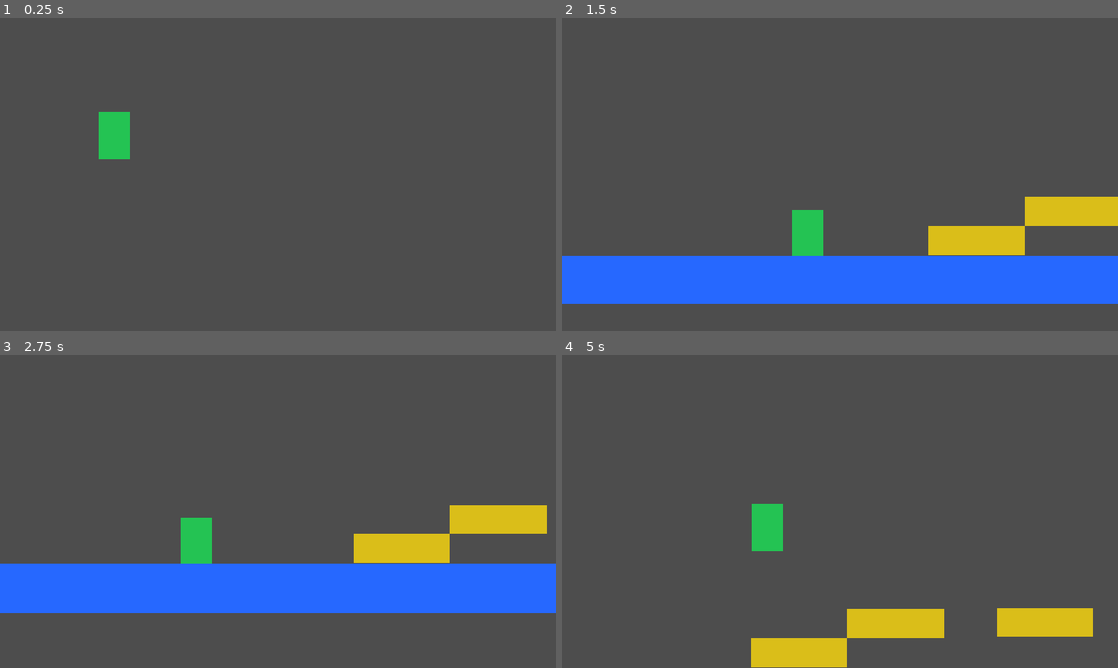
Above: before the commit, frames 1-4 (two rows, left to right).
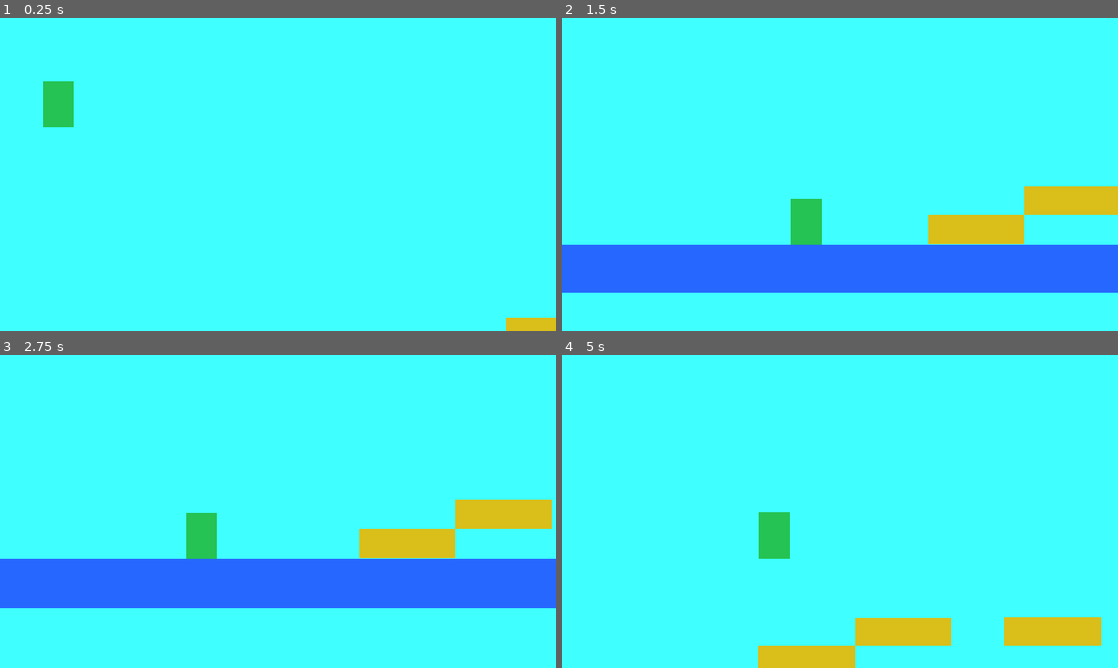
Above: after the commit, the same moments.

Repository: Niarb144/blocky
Game: Godot game, scene res://Scenes/level.tscn
Same seed, same stepped clock (60 frames per second), same inputs: the game is played once before the commit and once after it.
Inputs:
- Up to frame 1 (0.25 s): no input
- Up to frame 2 (1.5 s): hold Right (move_right) from 0.53 s (still down); tap Up (jump) at 0.77 s
- Up to frame 3 (2.75 s): tap Up (jump) at 1.52 s; release Right (move_right) at 2.03 s; hold Left (move_left) from 2.03 s (still down)
- Up to frame 4 (5 s): release Left (move_left) at 2.78 s; hold Right (move_right) 2.78-4.28 s; tap Up (jump) at 3.02, 3.77, 4.52 s; hold Left (move_left) from 4.28 s (still down)

The runs differ from the first frame. In frame 1, 100% of the frame differs, in the area x 0-100%, y 0-100%; in frame 2, 86%; in frame 3, 83%; in frame 4, 96%.

Commit message:
02-Change camera follow speed

Diff:
--- /dev/null
+++ b/Scenes/background.tscn
@@ -0,0 +1,8 @@
+[gd_scene format=3 uid="uid://dt7pujdi2irk4"]
+
+[node name="Background" type="ColorRect" unique_id=1289484301]
+offset_left = -88.0
+offset_top = -39.0
+offset_right = 1266.0
+offset_bottom = 721.0
+color = Color(0.24705882, 1, 1, 1)
--- a/Scenes/level.tscn
+++ b/Scenes/level.tscn
@@ -1,10 +1,13 @@
 [gd_scene format=3 uid="uid://d2yqcbr0awqct"]
 
+[ext_resource type="PackedScene" uid="uid://dt7pujdi2irk4" path="res://Scenes/background.tscn" id="1_81xng"]
 [ext_resource type="PackedScene" uid="uid://b0t4haiu51rei" path="res://Scenes/ground.tscn" id="2_81xng"]
 [ext_resource type="PackedScene" uid="uid://dkor4sx15paw2" path="res://Scenes/platform.tscn" id="3_6phgx"]
 [ext_resource type="PackedScene" uid="uid://co3pmufuv2hic" path="res://Scenes/player.tscn" id="3_wqkje"]
 
 [node name="Level" type="Node2D" unique_id=11141250]
+
+[node name="Background" parent="." unique_id=1289484301 instance=ExtResource("1_81xng")]
 
 [node name="Ground" parent="." unique_id=837453774 instance=ExtResource("2_81xng")]
 
--- a/Scenes/player.tscn
+++ b/Scenes/player.tscn
@@ -21,9 +21,9 @@
 zoom = Vector2(2, 2)
 limit_left = 0
 limit_top = 0
-limit_right = 3000
-limit_bottom = 3000
+limit_right = 1152
+limit_bottom = 660
 limit_smoothed = true
 position_smoothing_enabled = true
-position_smoothing_speed = 4.0
+position_smoothing_speed = 7.0
 drag_horizontal_enabled = true
